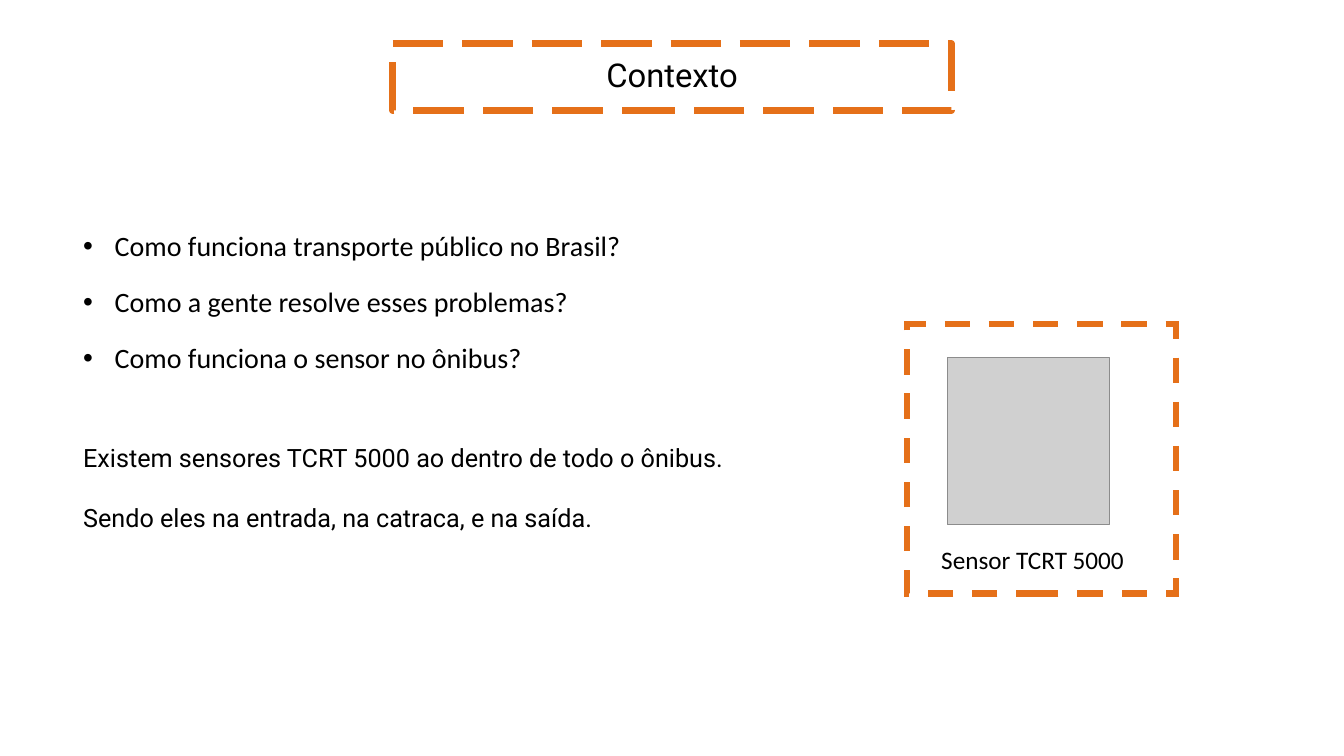
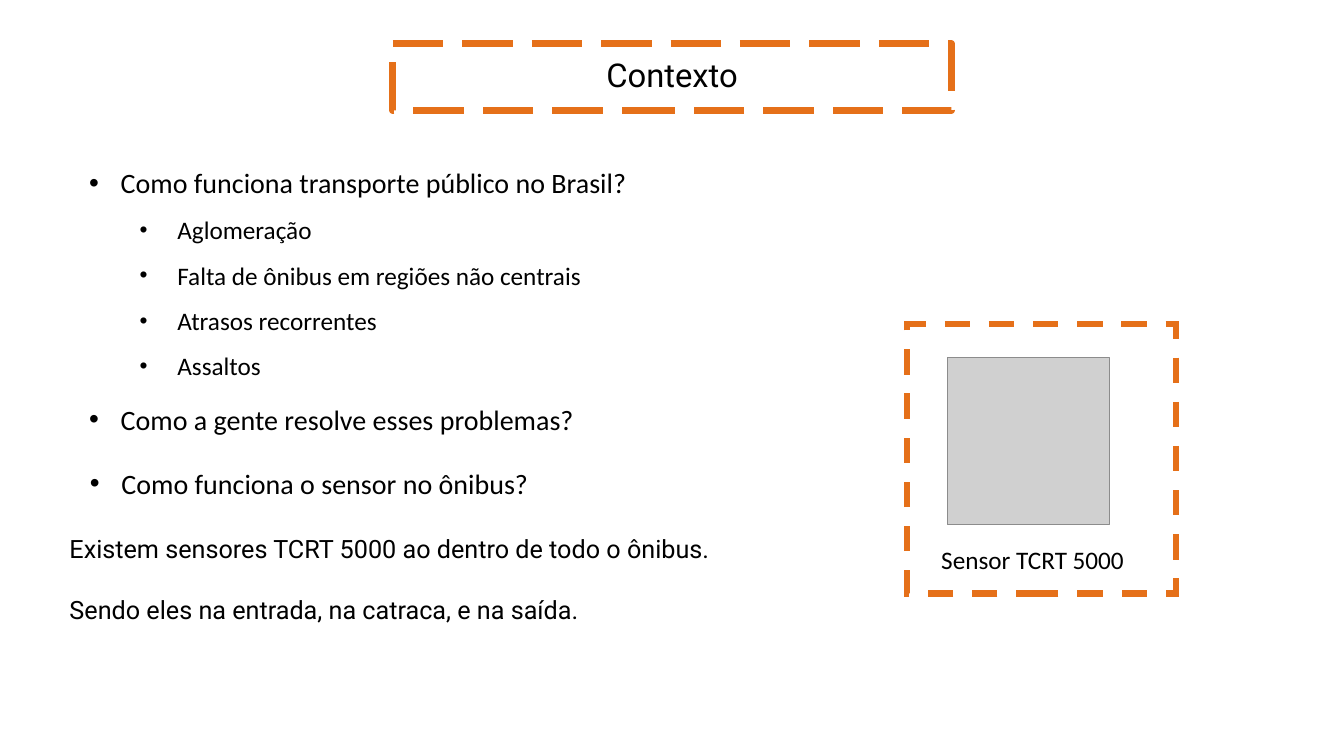
Before and after one commit to diegozn/busfacility, a slide deck: slide 2 of Apresentação/Sprint 2.pptx. Drawn at 1344x756 pixels with LibreOffice and Linux fonts; fonts in the diff are those of the drawing; grey boxes stand for pictures; background and template pictures are left out. Boxes give left, top, right and bottom in pixels: in the first picture for what was removed or moved away, otherwise in the second. Text is boxed around its words. In the diff, an @@ line names an element or a change of style, - is before the commit and + after.

```diff
--- a/Apresentação/Sprint 2.pptx
+++ b/Apresentação/Sprint 2.pptx
@@ text "Como funciona transporte público no ...": place and size @@
-text "Como funciona transporte público no ..." at <box>115,236,620,261</box>
+text "Como funciona transporte público no ..." at <box>121,173,626,376</box>
@@ text at <box>121,173,626,198</box>: line spacing 1 to 1.5 @@
@@ text at <box>177,221,581,376</box>: paragraphs added @@
+  • Aglomeração
+  • Falta de ônibus em regiões não centrais
+  • Atrasos recorrentes
+  • Assaltos
@@ text "Como a gente resolve esses ...": place and size @@
-text "Como a gente resolve esses ..." at <box>115,292,568,317</box>
+text "Como a gente resolve esses ..." at <box>121,410,574,435</box>
@@ text "Como funciona o sensor no ...": place and size @@
-text "Como funciona o sensor no ..." at <box>115,348,521,369</box>
+text "Como funciona o sensor no ..." at <box>121,474,528,495</box>
@@ text "Existem sensores TCRT 5000 ao ...": place and size @@
-text "Existem sensores TCRT 5000 ao ..." at <box>83,448,723,531</box>
+text "Existem sensores TCRT 5000 ao ..." at <box>69,539,709,623</box>
```
Also in this commit, not shown: 6 other slides changed, 1 other file.
